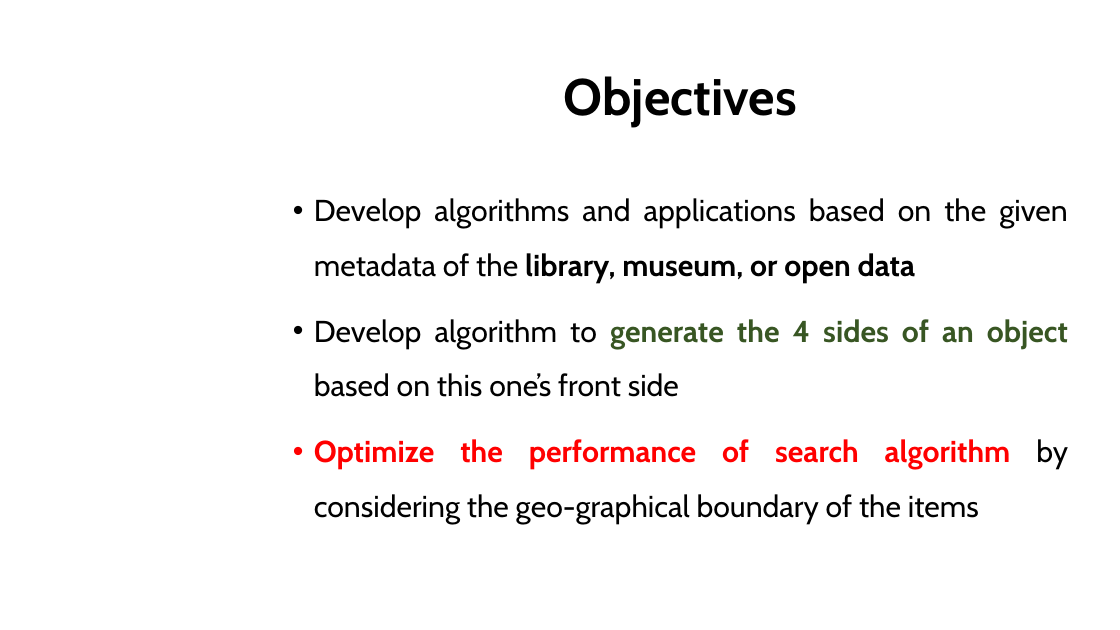
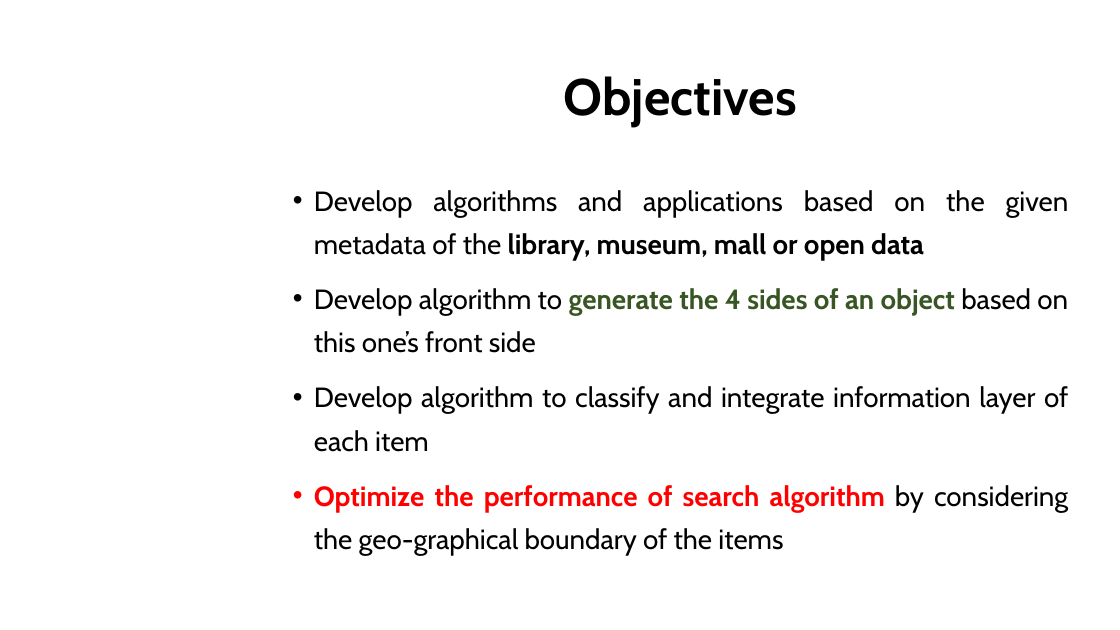
Before and after one commit to dungdovu/DGA1031, a slide deck: slide 27 of DGA1031/What is it.pptx (slide 26 before the commit). Drawn at 1120x630 pixels with LibreOffice and Linux fonts; fonts in the diff are those of the drawing; background and template pictures are left out. Boxes give left, top, right and bottom in pixels: in the first picture for what was removed or moved away, otherwise in the second. Text is boxed around its words. In the diff, an @@ line names an element or a change of style, - is before the commit and + after.

```diff
--- a/DGA1031/What is it.pptx
+++ b/DGA1031/What is it.pptx
@@ text at (314, 190, 1069, 261): text changed; size 25.9 to 23.8 pt @@
-• Develop algorithms and applications based on the given metadata of the library, museum, or open data
+• Develop algorithms and applications based on the given metadata of the library, museum, mall or open data
@@ text at (314, 288, 1068, 556): size 25.9 to 23.8 pt in "Develop algorithm to generate the 4 sides ...", "Optimize the performance of search algorithm by ..."; line spacing 1.5 to 1.3 @@
@@ text at (314, 386, 1068, 452): paragraph added @@
+• Develop algorithm to classify and integrate information layer of each item
```
Also in this commit, not shown: 5 other slides changed, 1 slide added.
